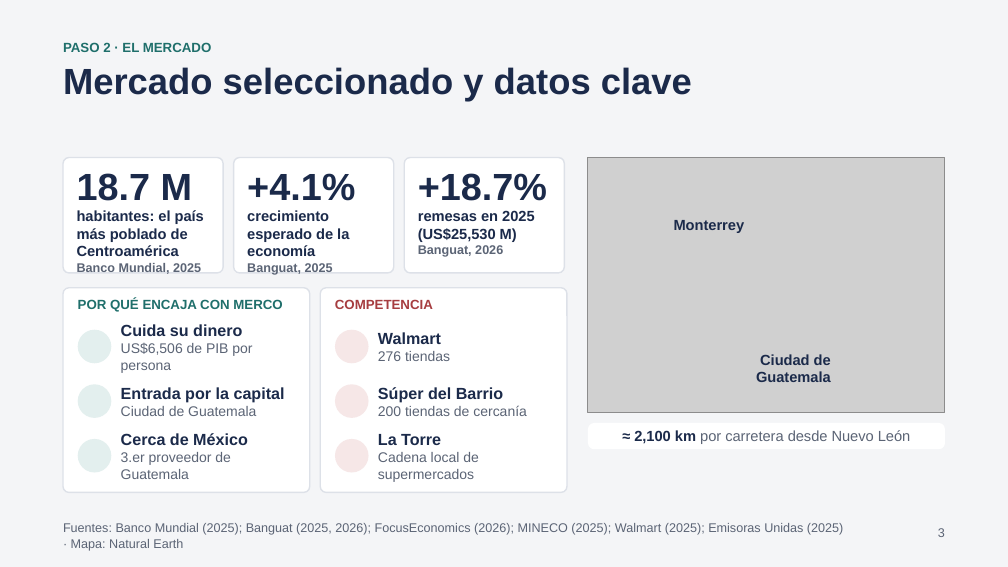
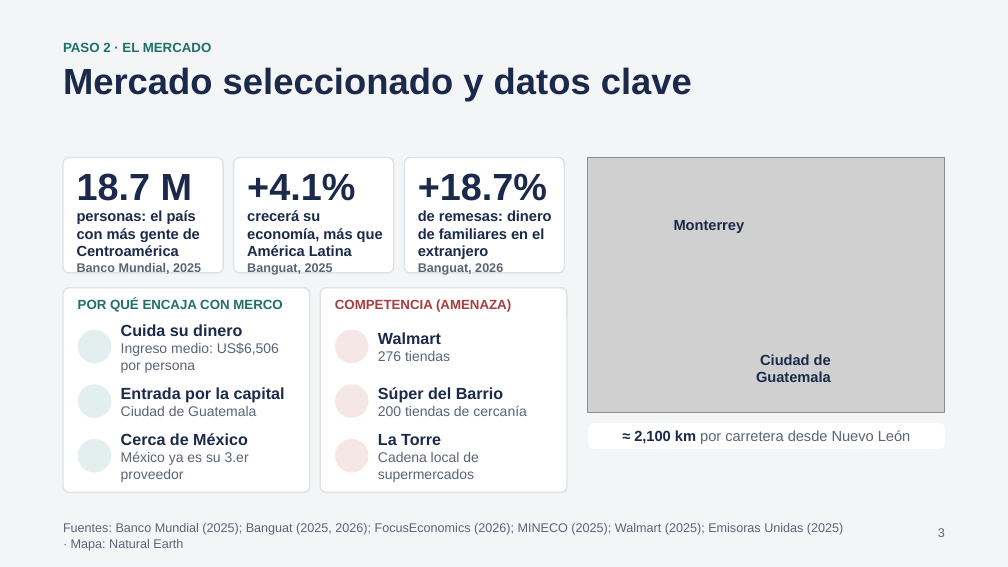
Before and after one commit to samueldejuan/samuel, a slide deck: slide 3 of presentacion/Pitch_Merco_Guatemala.pptx. Drawn at 1008x567 pixels with LibreOffice and Linux fonts; fonts in the diff are those of the drawing; grey boxes stand for pictures; background and template pictures are left out. Boxes give left, top, right and bottom in pixels: in the first picture for what was removed or moved away, otherwise in the second. Text is boxed around its words. In the diff, an @@ line names an element or a change of style, - is before the commit and + after.

```diff
--- a/presentacion/Pitch_Merco_Guatemala.pptx
+++ b/presentacion/Pitch_Merco_Guatemala.pptx
@@ text at [77, 210, 200, 256]: text changed @@
-habitantes: el país más poblado de Centroamérica
+personas: el país con más gente de Centroamérica
@@ text at [247, 210, 383, 256]: text changed @@
-crecimiento esperado de la economía
+crecerá su economía, más que América Latina
@@ text at [418, 210, 552, 259]: text changed @@
-remesas en 2025 (US$25,530 M)
+de remesas: dinero de familiares en el extranjero
@@ text at [335, 299, 511, 312]: text changed @@
-COMPETENCIA
+COMPETENCIA (AMENAZA)
@@ text at [121, 343, 279, 373]: text changed @@
-US$6,506 de PIB por persona
+Ingreso medio: US$6,506 por persona
@@ text at [121, 451, 249, 482]: text changed @@
-3.er proveedor de Guatemala
+México ya es su 3.er proveedor
```
Also in this commit, not shown: 6 other slides changed, 4 other files.
